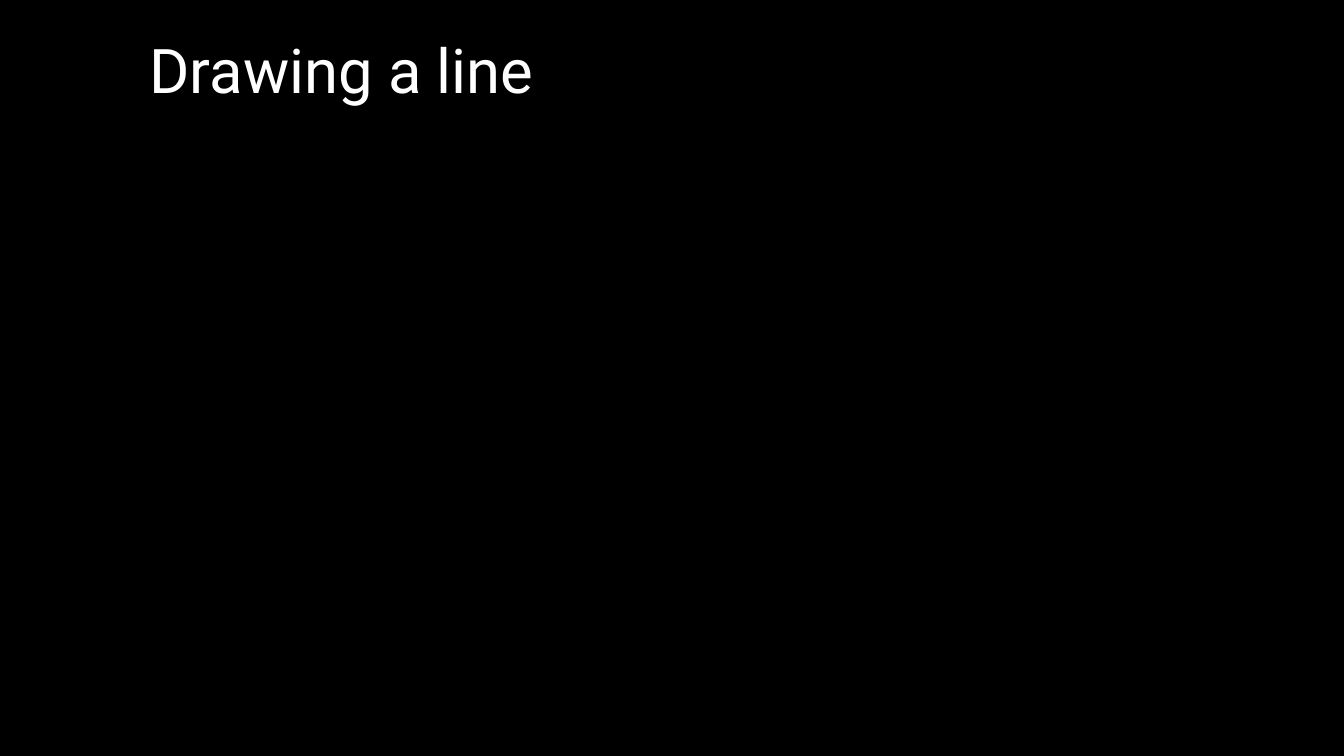
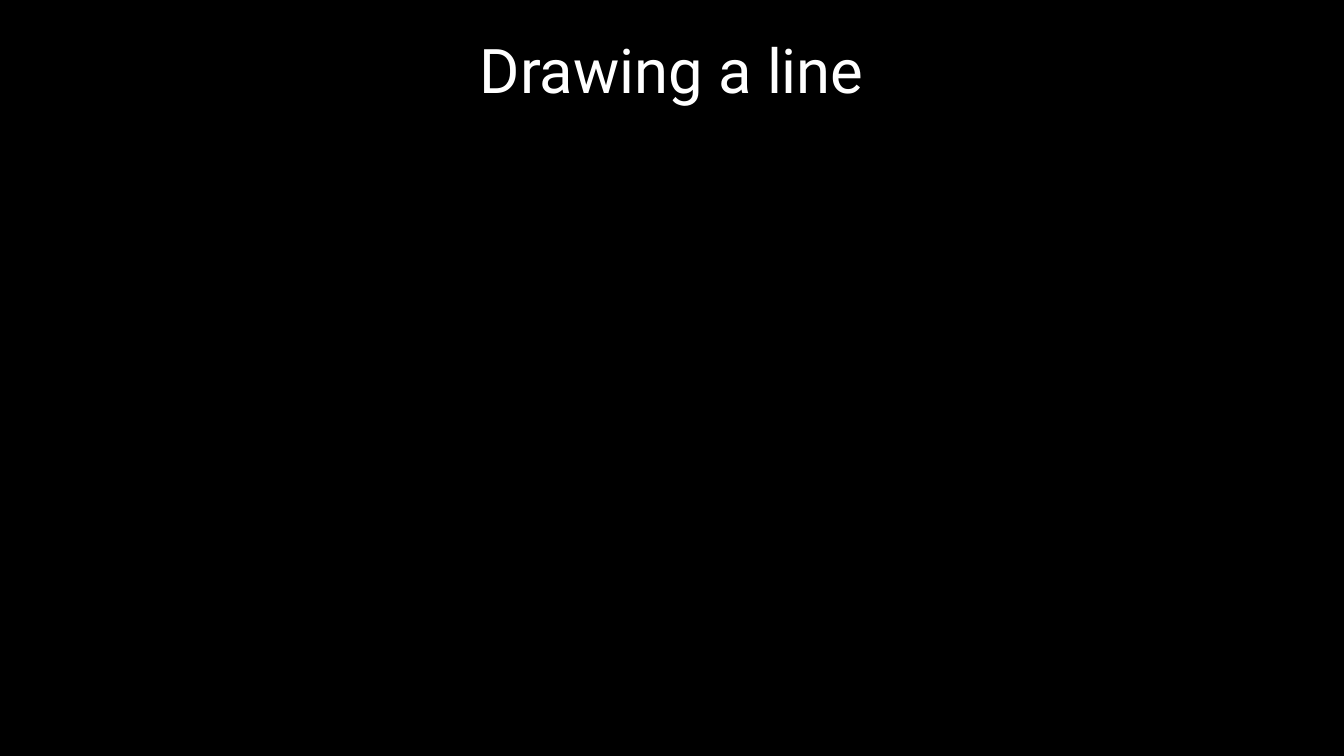
Before and after one commit to DeonRoos/stats-for-biologists, a slide deck: slide 16 of Lectures/Lecture 03.2 Interpreting LM with continuous.pptx. Drawn at 1344x756 pixels with LibreOffice and Linux fonts; fonts in the diff are those of the drawing; grey boxes stand for pictures. Boxes give left, top, right and bottom in pixels: in the first picture for what was removed or moved away, otherwise in the second. Text is boxed around its words. In the diff, an @@ line names an element or a change of style, - is before the commit and + after.

Commit message:
Update for monday lectures week 2 following recording

```diff
--- a/Lectures/Lecture 03.2 Interpreting LM with continuous.pptx
+++ b/Lectures/Lecture 03.2 Interpreting LM with continuous.pptx
@@ title "Drawing a line": place and size @@
-title "Drawing a line" at [150, 46, 534, 106]
+title "Drawing a line" at [480, 46, 864, 106]
```
Also in this commit, not shown: 1 other file.
